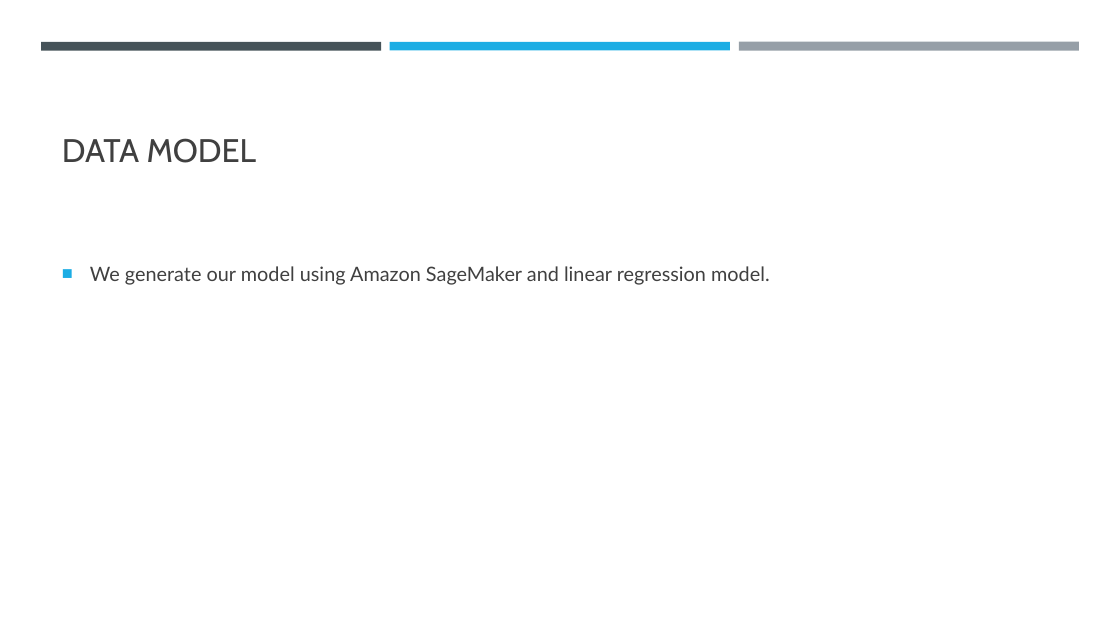
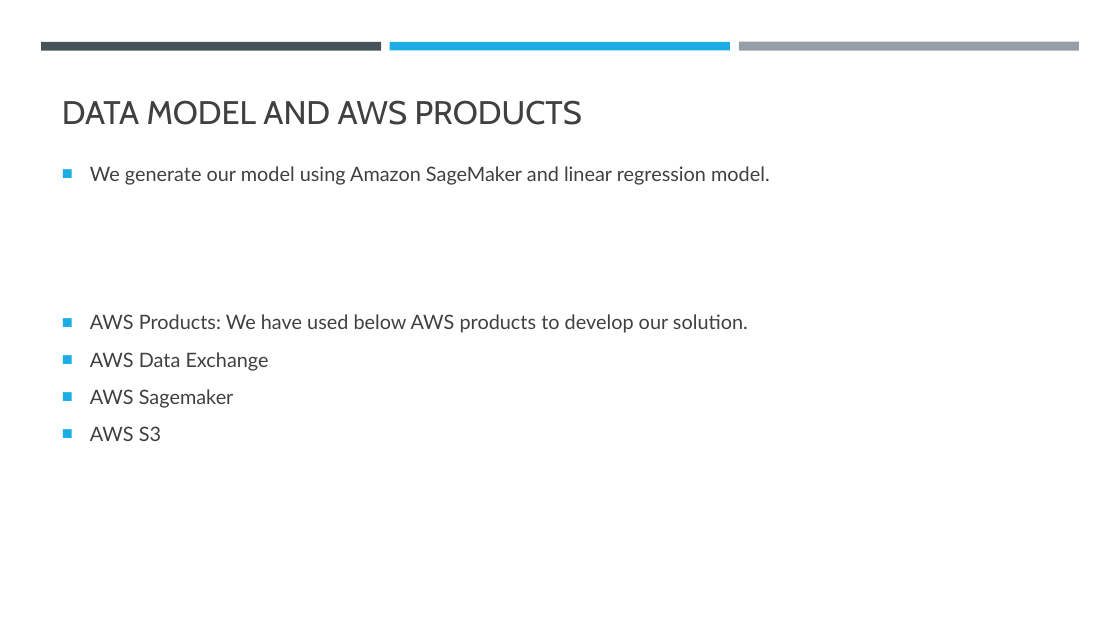
Before and after one commit to elizabethqiu/2020-wwcode-dshackathon-covid19ml, a slide deck: slide 5 of Team 9 - Karen Sparck-Jones/Team 9 - Karen Sparck-Jones.pptx. Drawn at 1120x630 pixels with LibreOffice and Linux fonts; fonts in the diff are those of the drawing. Boxes give left, top, right and bottom in pixels: in the first picture for what was removed or moved away, otherwise in the second. Text is boxed around its words. In the diff, an @@ line names an element or a change of style, - is before the commit and + after.

```diff
--- a/Team 9 - Karen Sparck-Jones/Team 9 - Karen Sparck-Jones.pptx
+++ b/Team 9 - Karen Sparck-Jones/Team 9 - Karen Sparck-Jones.pptx
@@ title at bbox=[62, 100, 582, 125]: text changed @@
-DATA MODEL
+DATA MODEL AND AWS PRODUCTS
@@ text "We generate our model using ...": place and size @@
-text "We generate our model using ..." at bbox=[90, 266, 770, 285]
+text "We generate our model using ..." at bbox=[90, 166, 770, 441]
@@ text at bbox=[90, 314, 748, 441]: paragraphs added @@
+■ AWS Products: We have used below AWS products to develop our solution.
+■ AWS Data Exchange
+■ AWS Sagemaker
+■ AWS S3
```
Also in this commit, not shown: 1 other slide changed.
